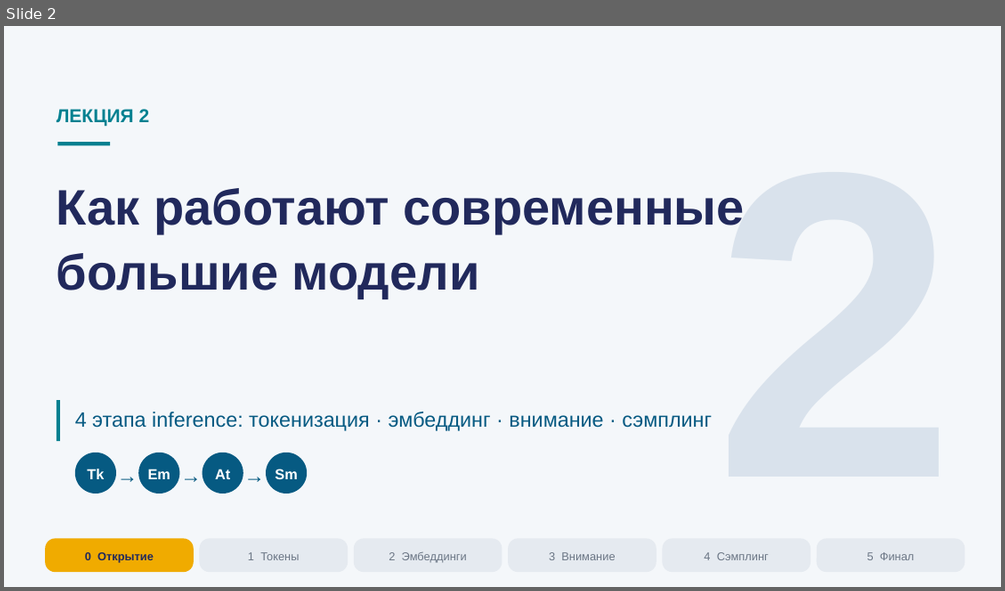
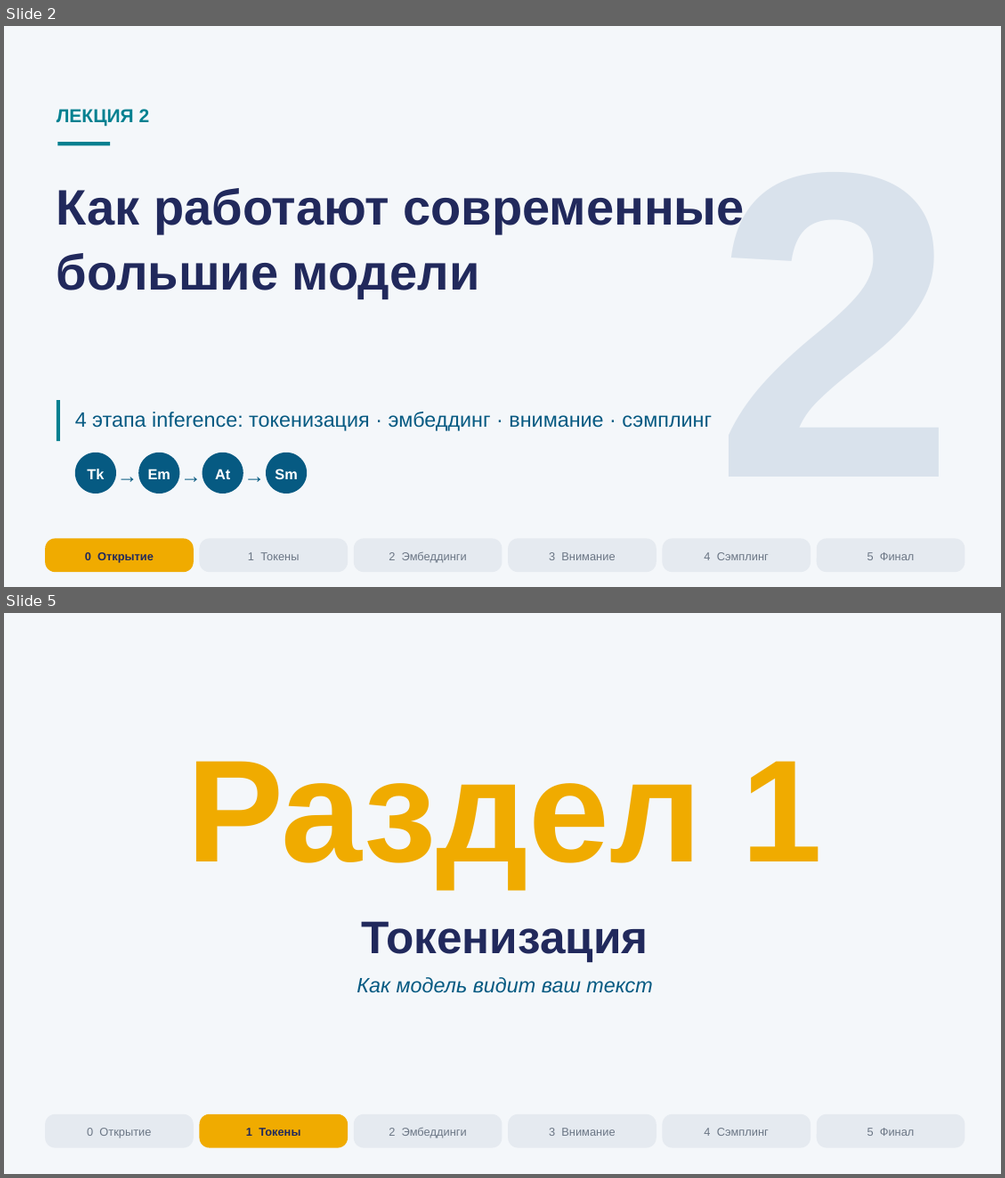
Before and after one commit to tellina-study/AI-usage-lessons, a slide deck: library/lectures/lec-02/rendered/lec-02.pptx. Shown one above the other, each under a label of ours: slide 2 before the commit, slides 2 and 5 after it; the slides between them are not shown. The pictures are 1005x591 and 1005x1178 pixels, drawn with LibreOffice and Linux fonts; fonts in the diff are those of the drawing. Boxes give left, top, right and bottom in pixels: in the first picture for what was removed or moved away, otherwise in the second. Text is boxed around its words. In the diff, an @@ line names an element or a change of style, - is before the commit and + after.

```diff
--- a/library/lectures/lec-02/rendered/lec-02.pptx
+++ b/library/lectures/lec-02/rendered/lec-02.pptx
@@ slide 5 added at [4, 613, 1001, 1174], background #F4F7FA @@
@@ text added at [186, 761, 823, 887], 140 pt, text #F0AB00, bold @@
+Раздел 1
@@ text added at [361, 921, 647, 962], 44 pt, text #21295C, bold @@
+Токенизация
@@ text added at [356, 977, 652, 993], 20 pt, text #065A82, italic @@
+Как модель видит ваш текст
@@ rounded rectangle added at [45, 1114, 194, 1148], fill #E5EAF0 @@
@@ rounded rectangle added at [199, 1114, 348, 1148], fill #F0AB00 @@
@@ rounded rectangle added at [354, 1114, 502, 1148], fill #E5EAF0 @@
@@ rounded rectangle added at [508, 1114, 656, 1148], fill #E5EAF0 @@
@@ rounded rectangle added at [662, 1114, 810, 1148], fill #E5EAF0 @@
@@ rounded rectangle added at [817, 1114, 965, 1148], fill #E5EAF0 @@
@@ text added at [87, 1127, 151, 1138], 11 pt, text #6B7685 @@
+0 Открытие
@@ text added at [246, 1127, 300, 1135], 11 pt, text #21295C, bold @@
+1 Токены
@@ text added at [388, 1127, 467, 1138], 11 pt, text #6B7685 @@
+2 Эмбеддинги
@@ text added at [549, 1127, 615, 1135], 11 pt, text #6B7685 @@
+3 Внимание
@@ text added at [704, 1127, 769, 1135], 11 pt, text #6B7685 @@
+4 Сэмплинг
@@ text added at [867, 1127, 914, 1135], 11 pt, text #6B7685 @@
+5 Финал
```
Also in this commit, not shown: 26 slides changed, 3 other slides added, 8 other files.
